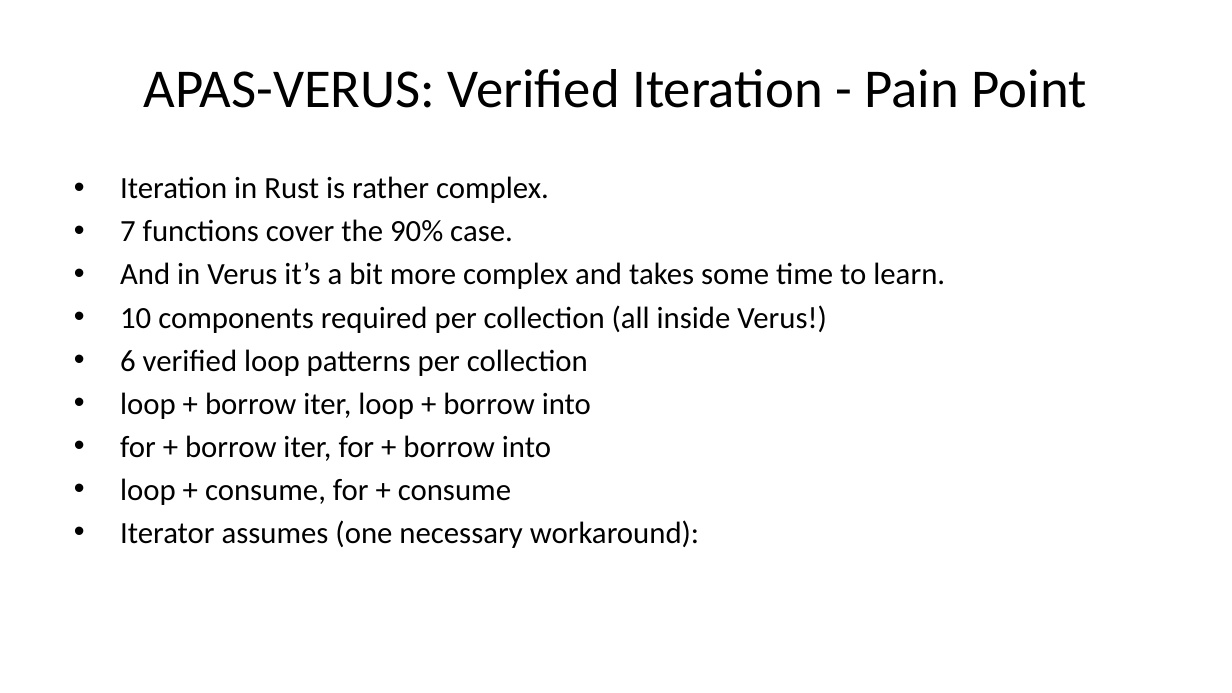
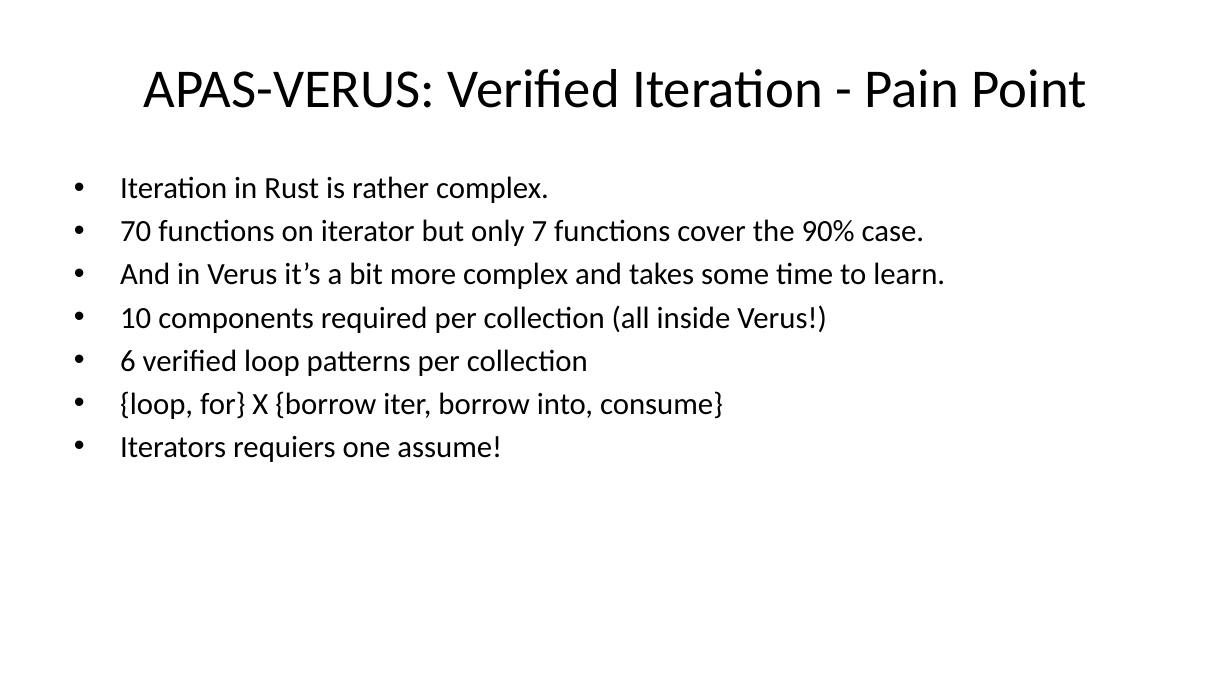
Before and after one commit to briangmilnes/APAS-VERUS, a slide deck: slide 38 of lectures/slidesMSR.pptx (slide 37 before the commit). Drawn at 1232x693 pixels with LibreOffice and Linux fonts; fonts in the diff are those of the drawing. Boxes give left, top, right and bottom in pixels: in the first picture for what was removed or moved away, otherwise in the second. Text is boxed around its words. In the diff, an @@ line names an element or a change of style, - is before the commit and + after.

```diff
--- a/lectures/slidesMSR.pptx
+++ b/lectures/slidesMSR.pptx
@@ text at (120,219,925,246): text changed @@
-• 7 functions cover the 90% case.
+• 70 functions on iterator but only 7 functions cover the 90% case.
@@ text at (120,391,723,462): text changed @@
-• loop + borrow iter, loop + borrow into
-• for + borrow iter, for + borrow into
-• loop + consume, for + consume
-• Iterator assumes (one necessary workaround):
+• {loop, for} X {borrow iter, borrow into, consume}
+• Iterators requiers one assume!
```
Also in this commit, not shown: 18 other slides changed, 1 slide added, 1 other file.
